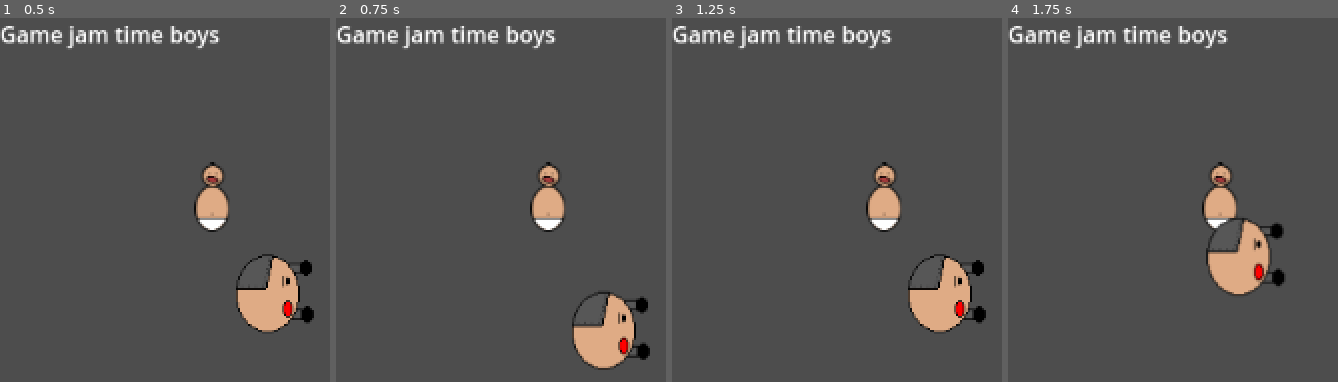
Above: before the commit, frames 1-4 (left to right).
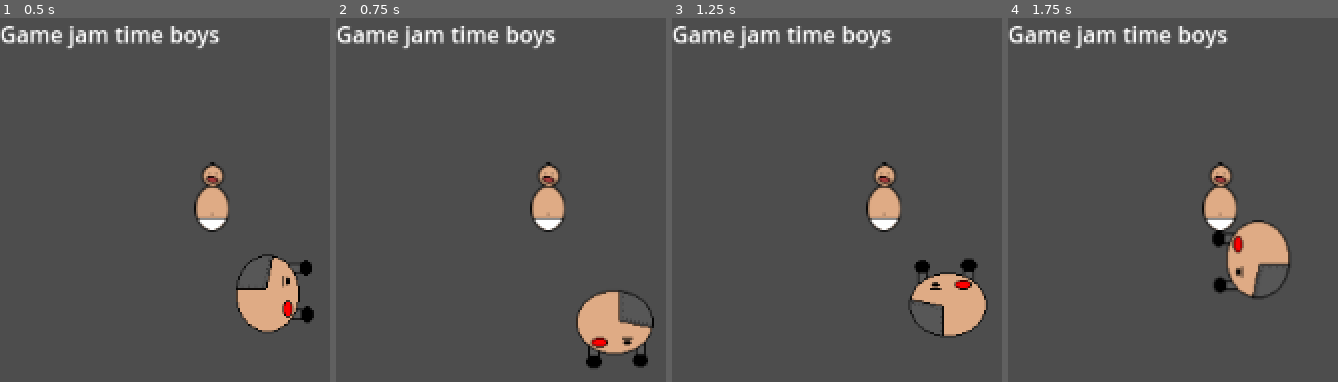
Above: after the commit, the same moments.

Repository: discoaaron/gamejam
Game: Godot game, scene res://Main.tscn
Same seed, same stepped clock (60 frames per second), same inputs: the game is played once before the commit and once after it.
Inputs:
- Up to frame 1 (0.5 s): no input
- Up to frame 2 (0.75 s): tap Enter at 0.5 s; tap A (a) at 0.6 s
- Up to frame 3 (1.25 s): tap D (d) at 0.8 s
- Up to frame 4 (1.75 s): tap Space at 1.25 s; tap D (d) at 1.35 s; tap S (s) at 1.55 s

Frame 1 is identical in both runs. In frame 2, 3.0% of the frame differs, in the area x 71-97%, y 74-97%; in frame 3, 2.9%; in frame 4, 3.0%.

Commit message:
Made "Dad" characterbody 2d. Added rotational movement

Diff:
--- a/game/scenes/dad.gd
+++ b/game/scenes/dad.gd
@@ -18,12 +18,16 @@
 	var velocity = Vector2.ZERO # The player's movement vector.
 	if Input.is_action_pressed(up):
 		velocity.y -= 1
+		rotation_degrees = -90
 	if Input.is_action_pressed(down):
 		velocity.y += 1
+		rotation_degrees = 90
 	if Input.is_action_pressed(left):
 		velocity.x -= 1
+		rotation_degrees = -180
 	if Input.is_action_pressed(right):
 		velocity.x += 1
+		rotation_degrees = 0
 
 	if velocity.length() > 0:
 		velocity = velocity.normalized() * speed
--- a/game/scenes/dad.tscn
+++ b/game/scenes/dad.tscn
@@ -3,17 +3,17 @@
 [ext_resource type="Script" path="res://scenes/dad.gd" id="1_6knfq"]
 [ext_resource type="Texture2D" uid="uid://8mkdef3du7q0" path="res://art/Dad.png" id="1_v5e8r"]
 
-[sub_resource type="CircleShape2D" id="CircleShape2D_l7d5v"]
-radius = 3.10644
+[sub_resource type="CapsuleShape2D" id="CapsuleShape2D_tbahi"]
+radius = 2.3
+height = 5.6
 
-[node name="Dad" type="Node2D"]
+[node name="Dad" type="CharacterBody2D"]
 script = ExtResource("1_6knfq")
-
-[node name="CharacterBody2D" type="CharacterBody2D" parent="."]
-
-[node name="CollisionShape2D" type="CollisionShape2D" parent="CharacterBody2D"]
-scale = Vector2(10, 10)
-shape = SubResource("CircleShape2D_l7d5v")
 
 [node name="Sprite2D" type="Sprite2D" parent="."]
 texture = ExtResource("1_v5e8r")
+
+[node name="CollisionShape2D" type="CollisionShape2D" parent="."]
+position = Vector2(-7, -1)
+scale = Vector2(10, 10)
+shape = SubResource("CapsuleShape2D_tbahi")
